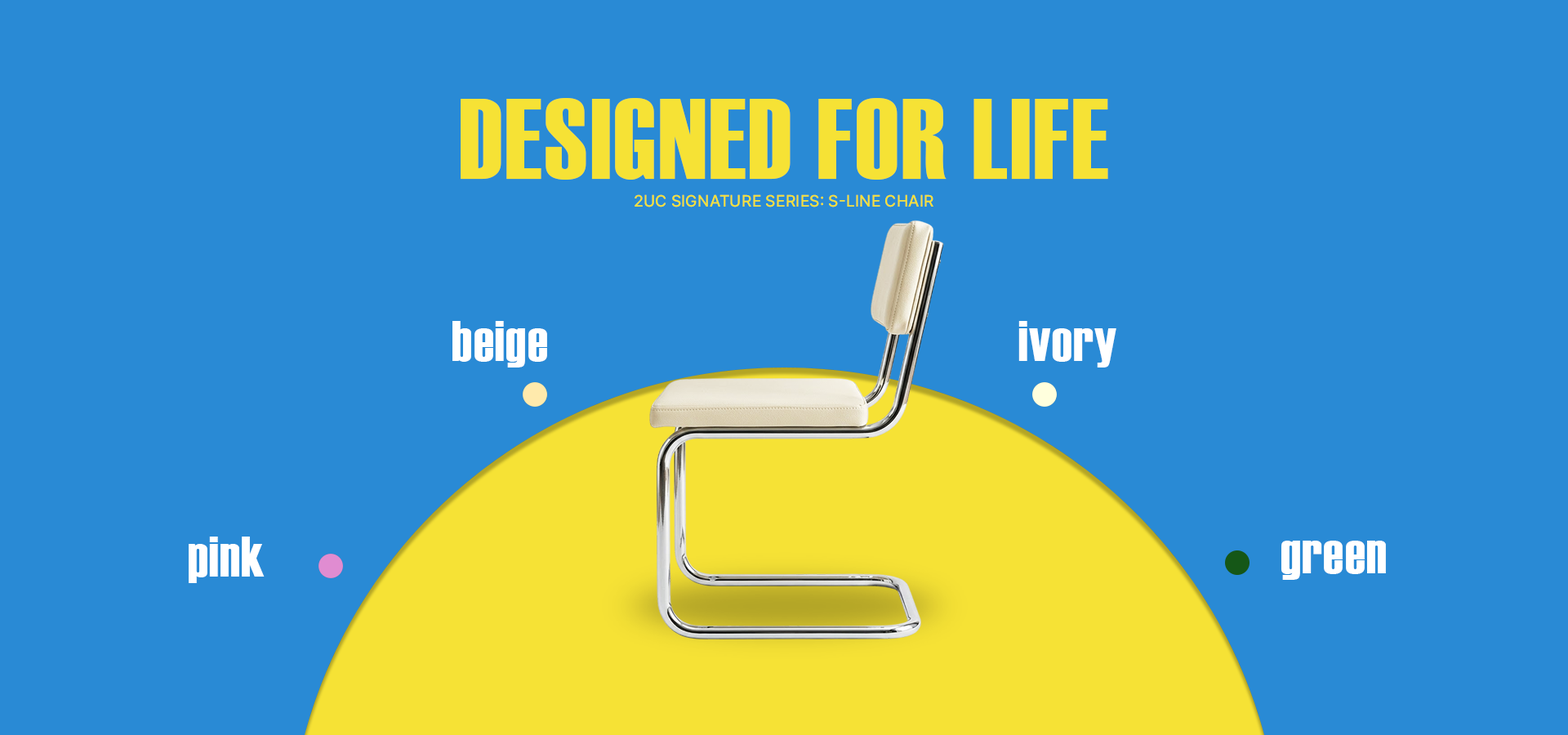
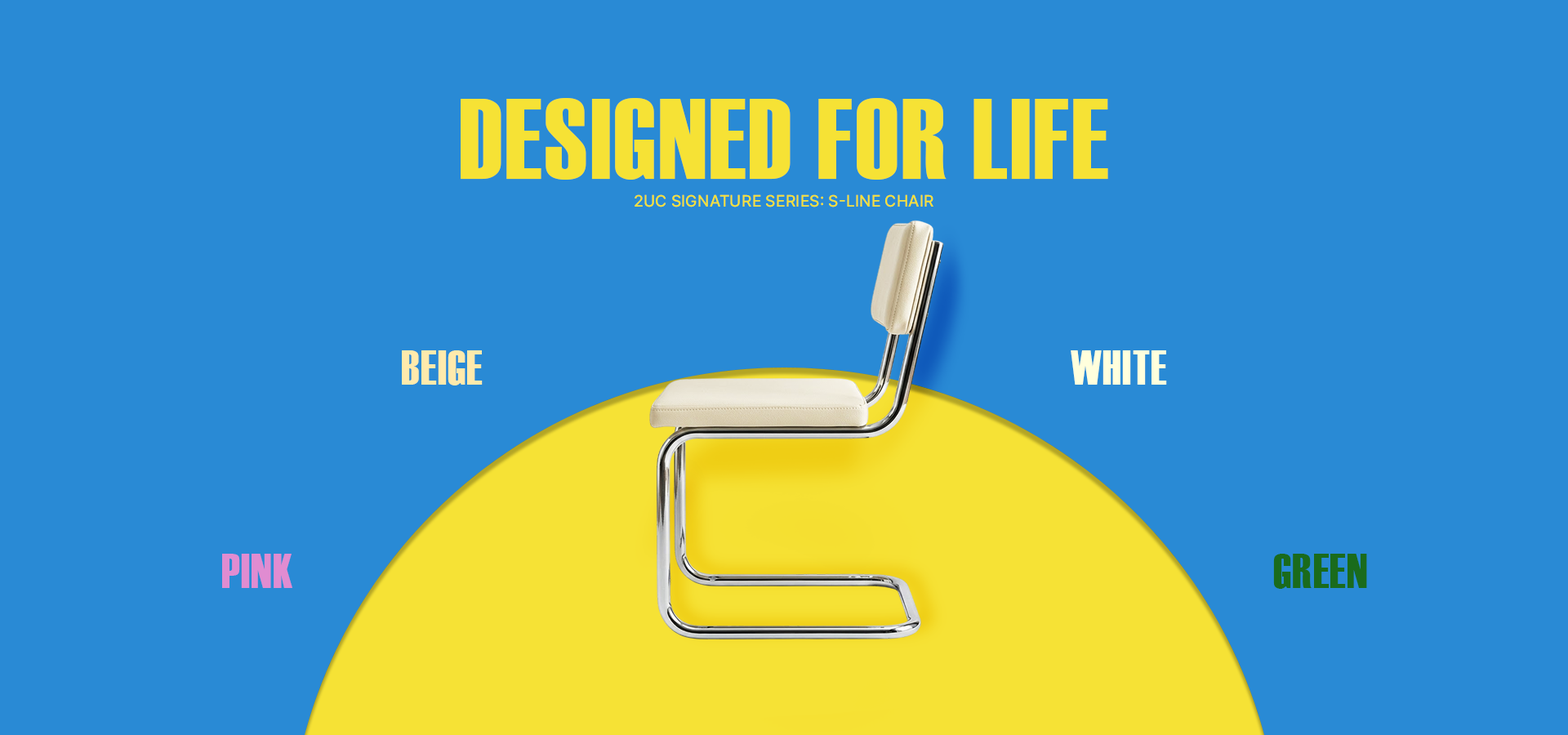
Comparing the layer stacks of the two 1568×735 images. Changes:
added layer "image-Photoroom (4) copy" (soft light, 80%) above "image-Photoroom (4) copy 2" over [628,233,967,655]
added layer "image-Photoroom (4) copy 2" (soft light) above "image-Photoroom (4)" over [650,435,951,652]
painted on "green" over [1273,540,1386,589]
renamed "ivory" to "white", painted on it over [1018,320,1168,385]
painted on "beige" over [401,320,548,386]
painted on "pink" over [188,536,293,588]
removed layer "Ellipse 2 copy 3" over [1225,550,1250,575]
removed layer "Ellipse 2 copy 2" over [522,382,548,407]
removed layer "Ellipse 2 copy" over [1032,382,1057,407]
removed layer "Ellipse 2" over [318,553,343,579]
removed layer "Layer 5" over [611,547,958,655]
painted on "Ellipse 1" over [310,553,343,715]